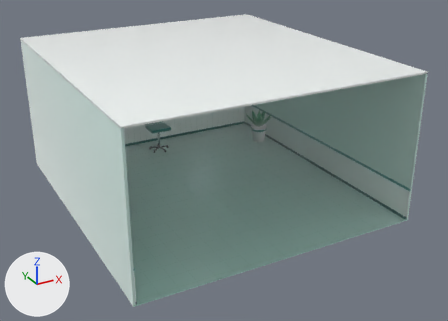
Two versions of the glTF model prototype/drpatch-desk/models/room.glb, one commit apart.
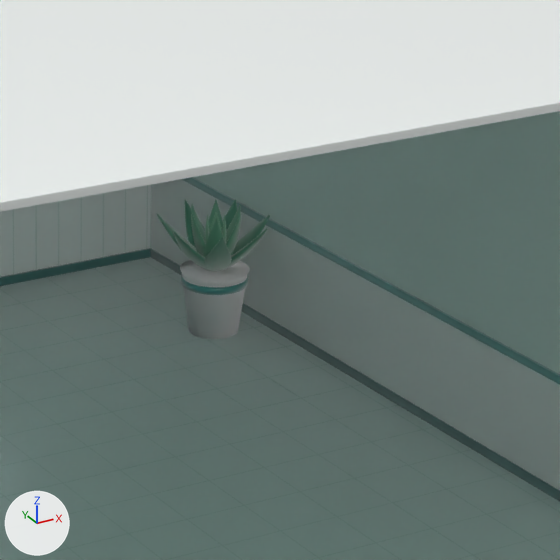
Each version is shown whole from a camera (50 mm lens) standing at (-48.1, -109.3, 44.3) and looking at (2.0, -18.4, -1.2), then close up on the part from 47% to 76% of the width and 20% to 60% of the height. The axes (+X, +Y, +Z) are drawn at lower left. The lights are the same throughout. The older version's two pictures come first. Where no turn or scale is listed for an object, it has been applied to the vertices.
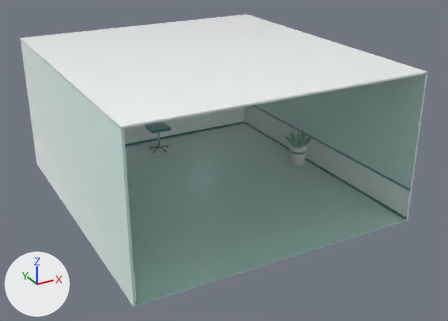
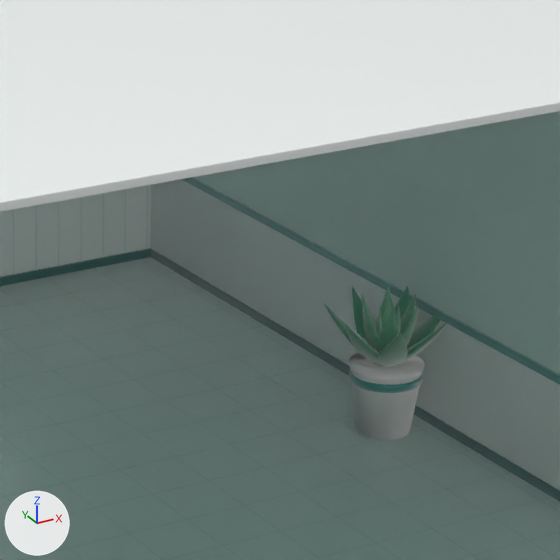
Changed parts and their boxes (x1, y1, x2, y2) in the close-ups (560 x 560 px):
'FloorPot', moved: before (180, 260, 250, 339); after (349, 352, 425, 440)
'BigLeaf0_3', moved: before (205, 237, 232, 272); after (378, 331, 407, 367)
'FloorPotBand', moved: before (181, 273, 248, 295); after (349, 367, 423, 393)
'BigLeaf0_2', moved: before (173, 231, 210, 271); after (345, 324, 383, 366)
'BigLeaf0_5', moved: before (232, 215, 270, 255); after (407, 316, 440, 349)
'BigLeaf1_2', moved: before (203, 218, 225, 258); after (375, 310, 399, 353)
'BigLeaf0_4', moved: before (224, 229, 267, 270); after (400, 321, 448, 364)
'BigLeaf1_1', moved: before (191, 214, 209, 257); after (363, 304, 383, 353)
'BigLeaf0_0', moved: before (185, 200, 205, 248); after (352, 287, 376, 341)
'BigLeaf1_3', moved: before (226, 214, 241, 255); after (402, 305, 418, 346)
'BigLeaf0_1', moved: before (156, 213, 197, 252); after (324, 303, 368, 351)
'BigLeaf1_4', moved: before (226, 205, 241, 256); after (400, 293, 416, 348)
'BigLeaf0_6', moved: before (223, 199, 238, 240); after (394, 286, 410, 320)
'BigLeaf1_5', moved: before (208, 200, 223, 230); after (376, 288, 397, 324)
'BigLeaf1_0', moved: before (191, 205, 205, 253); after (362, 292, 377, 346)
'BigLeaf2_0', moved: before (205, 215, 209, 243); after (376, 305, 382, 337)
'BigLeaf2_3', moved (mostly hidden): before (209, 212, 222, 234); after (381, 302, 392, 326)
'BigLeaf2_2', moved: before (222, 215, 226, 243); after (396, 305, 400, 332)
'BigLeaf2_1', moved (not visible before): after (379, 309, 391, 335)

What changed in the scene script:
```text
Change ob_bigleaf0_0:
    ob_bigleaf0_0.location: (22.0, 1.8, -4.75) -> (22.4, -13.0, -4.75)
Change ob_bigleaf0_1:
    ob_bigleaf0_1.location: (22.0, 1.8, -4.75) -> (22.4, -13.0, -4.75)
Change ob_bigleaf0_2:
    ob_bigleaf0_2.location: (22.0, 1.8, -4.75) -> (22.4, -13.0, -4.75)
Change ob_bigleaf0_3:
    ob_bigleaf0_3.location: (22.0, 1.8, -4.75) -> (22.4, -13.0, -4.75)
Change ob_bigleaf0_4:
    ob_bigleaf0_4.location: (22.0, 1.8, -4.75) -> (22.4, -13.0, -4.75)
Change ob_bigleaf0_5:
    ob_bigleaf0_5.location: (22.0, 1.8, -4.75) -> (22.4, -13.0, -4.75)
Change ob_bigleaf0_6:
    ob_bigleaf0_6.location: (22.0, 1.8, -4.75) -> (22.4, -13.0, -4.75)
Change ob_bigleaf1_0:
    ob_bigleaf1_0.location: (22.0, 1.8, -4.75) -> (22.4, -13.0, -4.75)
Change ob_bigleaf1_1:
    ob_bigleaf1_1.location: (22.0, 1.8, -4.75) -> (22.4, -13.0, -4.75)
Change ob_bigleaf1_2:
    ob_bigleaf1_2.location: (22.0, 1.8, -4.75) -> (22.4, -13.0, -4.75)
Change ob_bigleaf1_3:
    ob_bigleaf1_3.location: (22.0, 1.8, -4.75) -> (22.4, -13.0, -4.75)
Change ob_bigleaf1_4:
    ob_bigleaf1_4.location: (22.0, 1.8, -4.75) -> (22.4, -13.0, -4.75)
Change ob_bigleaf1_5:
    ob_bigleaf1_5.location: (22.0, 1.8, -4.75) -> (22.4, -13.0, -4.75)
Change ob_bigleaf2_0:
    ob_bigleaf2_0.location: (22.0, 1.8, -4.75) -> (22.4, -13.0, -4.75)
Change ob_bigleaf2_1:
    ob_bigleaf2_1.location: (22.0, 1.8, -4.75) -> (22.4, -13.0, -4.75)
Change ob_bigleaf2_2:
    ob_bigleaf2_2.location: (22.0, 1.8, -4.75) -> (22.4, -13.0, -4.75)
Change ob_bigleaf2_3:
    ob_bigleaf2_3.location: (22.0, 1.8, -4.75) -> (22.4, -13.0, -4.75)
Change ob_floorpot:
    ob_floorpot.location: (22.0, 1.8, -8.05) -> (22.4, -13.0, -8.05)
Change ob_floorpotband:
    ob_floorpotband.location: (22.0, 1.8, -8.05) -> (22.4, -13.0, -8.05)
```
